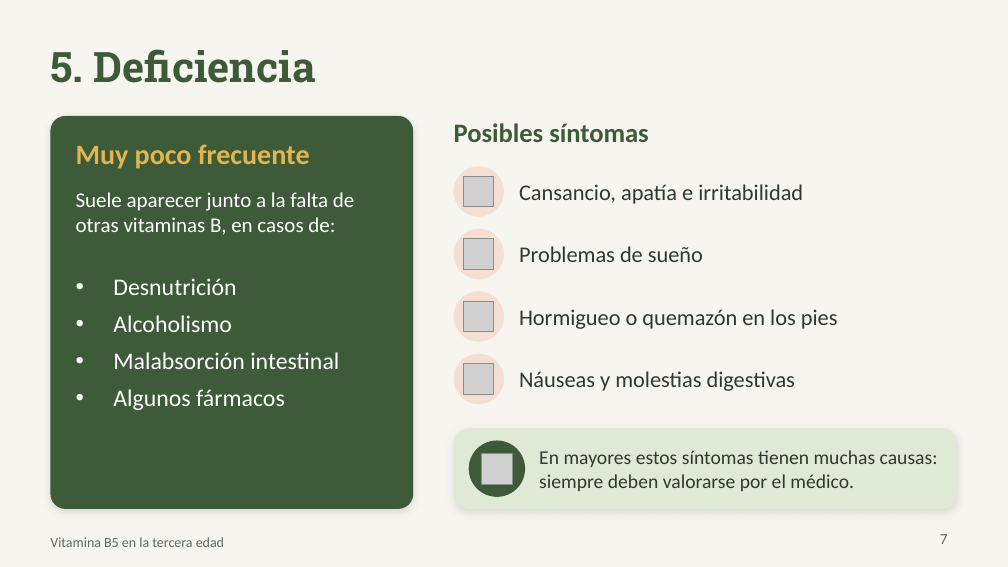
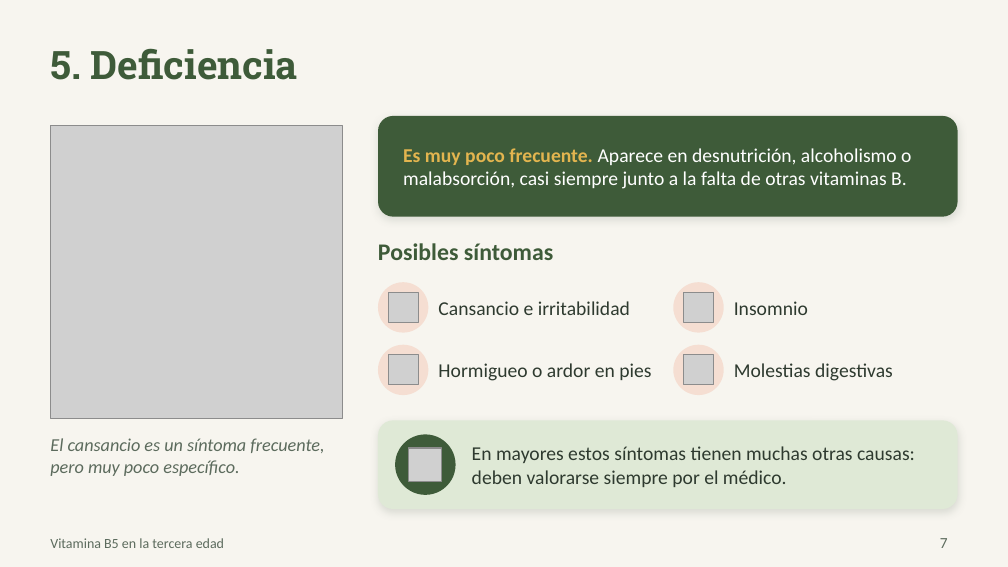
Before and after one commit to lorenaazor0461/Lorena-Parra-Azor, a slide deck: slide 7 of vitamina-b5/Vitamina_B5_Tercera_Edad.pptx. Drawn at 1008x567 pixels with LibreOffice and Linux fonts; fonts in the diff are those of the drawing; grey boxes stand for pictures. Boxes give left, top, right and bottom in pixels: in the first picture for what was removed or moved away, otherwise in the second. Text is boxed around its words. In the diff, an @@ line names an element or a change of style, - is before the commit and + after.

```diff
--- a/vitamina-b5/Vitamina_B5_Tercera_Edad.pptx
+++ b/vitamina-b5/Vitamina_B5_Tercera_Edad.pptx
@@ title "5. Deficiencia" at (50, 48, 298, 80): size 30 to 28 pt @@
@@ rounded rectangle removed at (50, 116, 413, 509) @@
@@ rounded rectangle added at (378, 116, 958, 217), fill #3E5B39 @@
@@ text "Es muy poco frecuente. Aparece ..." at (403, 148, 911, 189): vertical alignment top to middle @@
@@ picture added at (50, 126, 343, 418) @@
@@ text at (403, 148, 911, 189): text changed; size 17 to 14 pt @@
-• Desnutrición
-• Alcoholismo
-• Malabsorción intestinal
-• Algunos fármacos
+Es muy poco frecuente. Aparece en desnutrición, alcoholismo o malabsorción, casi siempre junto a la falta de otras vitaminas B.
@@ text removed at (76, 192, 354, 235) @@
-Suele aparecer junto a la falta de otras vitaminas B, en casos de:
@@ text "Posibles síntomas": place and size @@
-text "Posibles síntomas" at (454, 123, 649, 142)
+text "Posibles síntomas" at (378, 243, 553, 260)
@@ text "Posibles síntomas" at (378, 243, 553, 260): size 19 to 17 pt @@
@@ text removed at (519, 246, 703, 262) @@
-Problemas de sueño
@@ ellipse: place and size @@
-ellipse at (454, 166, 504, 217)
+ellipse at (378, 282, 428, 333)
@@ picture: place and size @@
-picture at (464, 176, 494, 207)
+picture at (388, 292, 418, 323)
@@ ellipse: place and size @@
-ellipse at (454, 229, 504, 279)
+ellipse at (673, 282, 724, 333)
@@ picture: place and size @@
-picture at (464, 239, 494, 269)
+picture at (683, 292, 714, 323)
@@ text at (438, 301, 630, 315): text changed; size 16 to 14 pt @@
-Cansancio, apatía e irritabilidad
+Cansancio e irritabilidad
@@ text added at (734, 301, 808, 315), 14 pt, text #2E3A2F @@
+Insomnio
@@ ellipse: place and size @@
-ellipse at (454, 291, 504, 342)
+ellipse at (378, 345, 428, 395)
@@ picture: place and size @@
-picture at (464, 301, 494, 332)
+picture at (388, 355, 418, 385)
@@ ellipse: place and size @@
-ellipse at (454, 354, 504, 404)
+ellipse at (673, 345, 724, 395)
@@ picture: place and size @@
-picture at (464, 364, 494, 394)
+picture at (683, 355, 714, 385)
@@ text at (438, 363, 651, 381): text changed; size 16 to 14 pt @@
-Hormigueo o quemazón en los pies
+Hormigueo o ardor en pies
@@ text at (734, 363, 893, 381): text changed; size 16 to 14 pt @@
-Náuseas y molestias digestivas
+Molestias digestivas
@@ text at (50, 438, 324, 476): text changed; size 20 to 13 pt; text colour #E3B54F to #5C6B5D; bold off; italic on @@
-Muy poco frecuente
+El cansancio es un síntoma frecuente, pero muy poco específico.
@@ rounded rectangle: place and size @@
-rounded rectangle at (454, 428, 958, 509)
+rounded rectangle at (378, 420, 958, 509)
@@ rounded rectangle at (378, 420, 958, 509): proportions changed @@
@@ ellipse: place and size @@
-ellipse at (469, 440, 525, 497)
+ellipse at (395, 434, 456, 495)
@@ picture: place and size @@
-picture at (482, 454, 513, 485)
+picture at (408, 449, 442, 482)
@@ text at (472, 446, 915, 487): text changed @@
-En mayores estos síntomas tienen muchas causas: siempre deben valorarse por el médico.
+En mayores estos síntomas tienen muchas otras causas: deben valorarse siempre por el médico.
@@ page number: place and size @@
-page number at (940, 534, 948, 544)
+page number at (940, 538, 948, 548)
```
Also in this commit, not shown: 6 other slides changed, 3 slides added, 6 slides removed, 1 other file.
